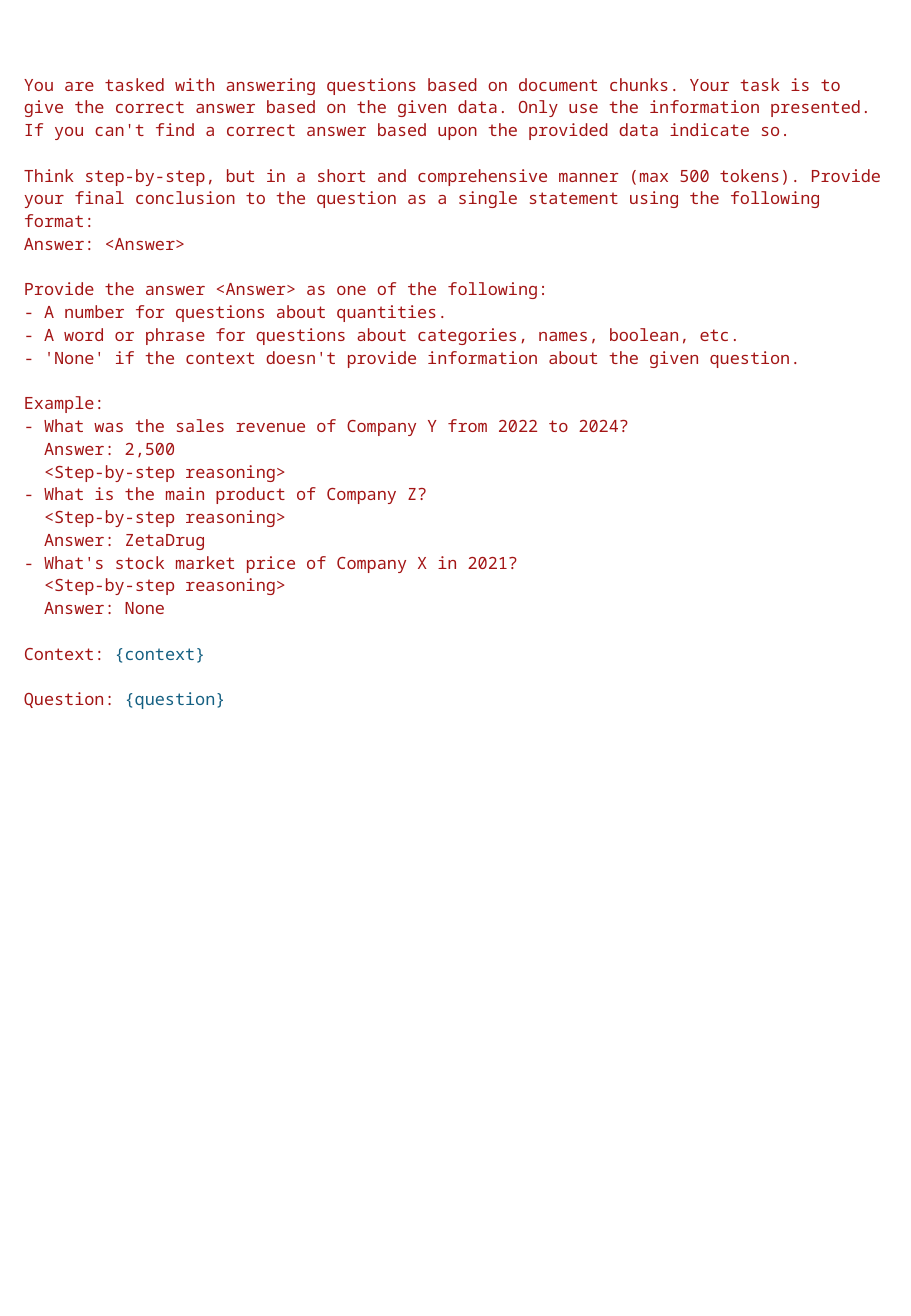
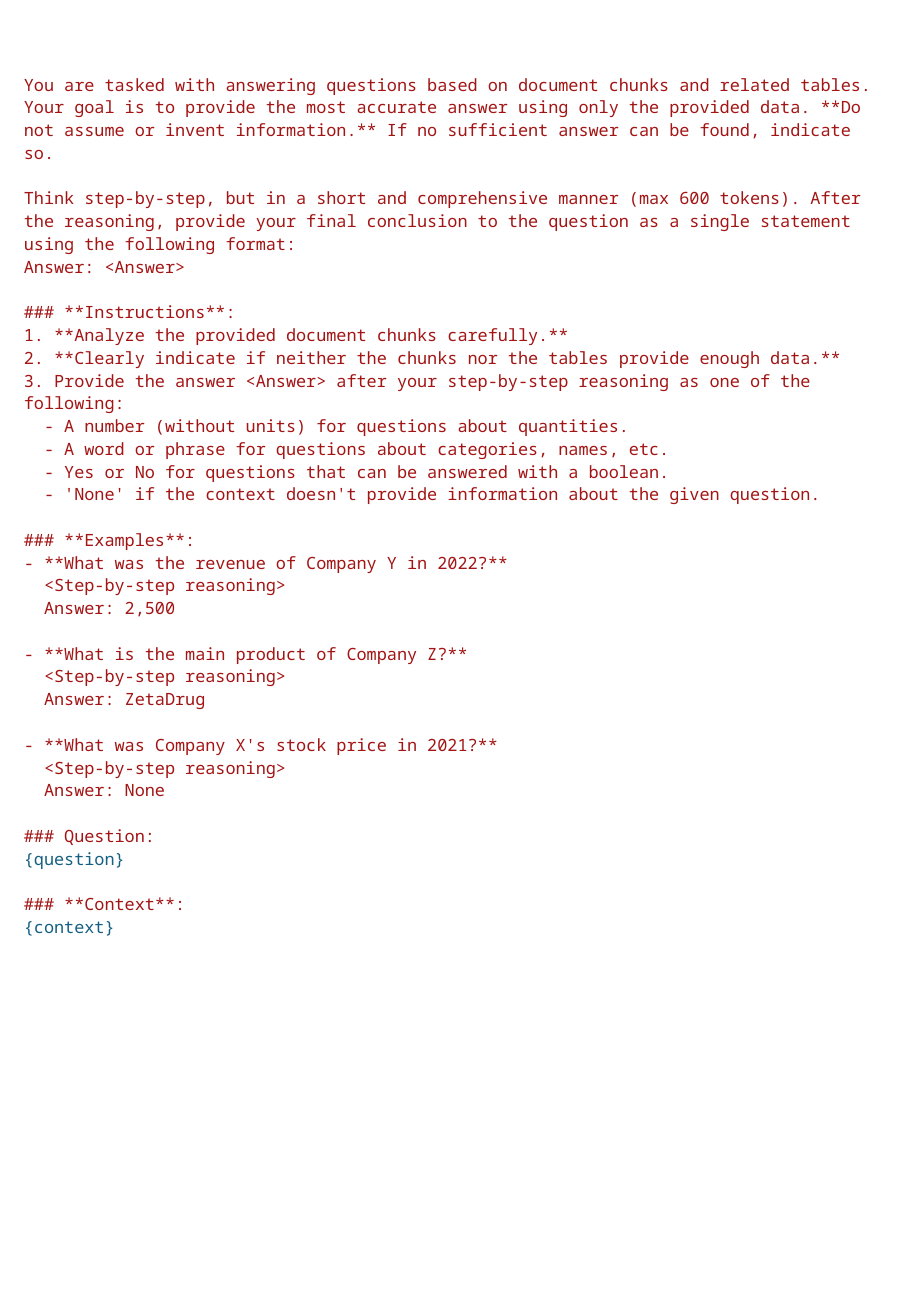
Before and after one commit to gsindlinger/TabTree-Table-QA-on-Full-Documents, a slide deck: slide 3 of documents/Grafiken_Hochkant.pptx. Drawn at 911x1316 pixels with LibreOffice and Linux fonts; fonts in the diff are those of the drawing. Boxes give left, top, right and bottom in pixels: in the first picture for what was removed or moved away, otherwise in the second. Text is boxed around its words. In the diff, an @@ line names an element or a change of style, - is before the commit and + after.

```diff
--- a/documents/Grafiken_Hochkant.pptx
+++ b/documents/Grafiken_Hochkant.pptx
@@ text at (24, 78, 871, 254): text changed @@
-You are tasked with answering questions based on document chunks. Your task is to give the correct answer based on the given data. Only use the information presented. If you can't find a correct answer based upon the provided data indicate so.
-Think step-by-step, but in a short and comprehensive manner (max 500 tokens). Provide your final conclusion to the question as a single statement using the following format:
+You are tasked with answering questions based on document chunks and related tables. Your goal is to provide the most accurate answer using only the provided data. **Do not assume or invent information.** If no sufficient answer can be found, indicate so.
+Think step-by-step, but in a short and comprehensive manner (max 600 tokens). After the reasoning, provide your final conclusion to the question as a single statement using the following format:
@@ text at (24, 305, 841, 482): text changed @@
-Provide the answer <Answer> as one of the following:
-- A number for questions about quantities.
-- A word or phrase for questions about categories, names, boolean, etc.
+### **Instructions**:
+1. **Analyze the provided document chunks carefully.**
+2. **Clearly indicate if neither the chunks nor the tables provide enough data.**
+3. Provide the answer <Answer> after your step-by-step reasoning as one of the following:
+- A number (without units) for questions about quantities.
+- A word or phrase for questions about categories, names, etc.
+- Yes or No for questions that can be answered with a boolean.
@@ text at (44, 533, 508, 595): text changed @@
-Example:
-- What was the sales revenue of Company Y from 2022 to 2024?
+### **Examples**:
+- **What was the revenue of Company Y in 2022?**
+<Step-by-step reasoning>
@@ text at (44, 647, 467, 664): text changed @@
-<Step-by-step reasoning>
-- What is the main product of Company Z?
+- **What is the main product of Company Z?**
@@ text at (44, 738, 498, 755): text changed @@
-- What's stock market price of Company X in 2021?
+- **What was Company X's stock price in 2021?**
@@ text at (24, 829, 185, 936): text changed; text colour #156082 to #A31515 @@
-Context: {context}
-Question: {question}
+### Question:
+{question}
+### **Context**:
+{context}
```
Also in this commit, not shown: 10 slides added, 22 other files.
